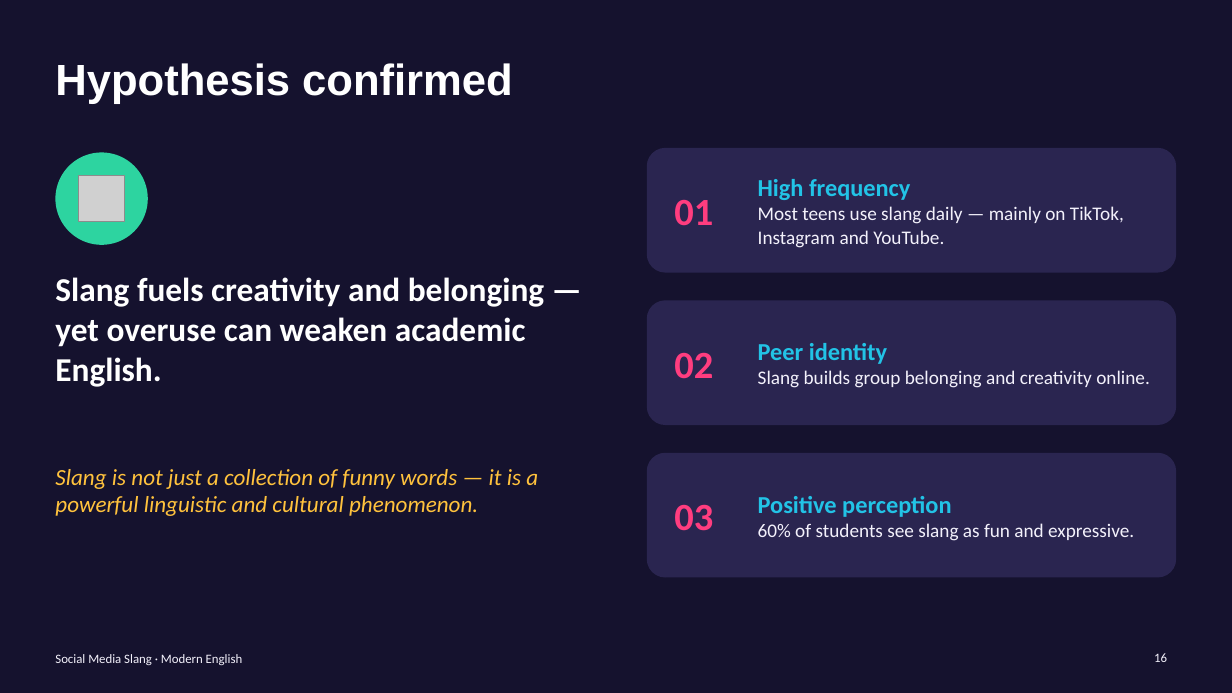
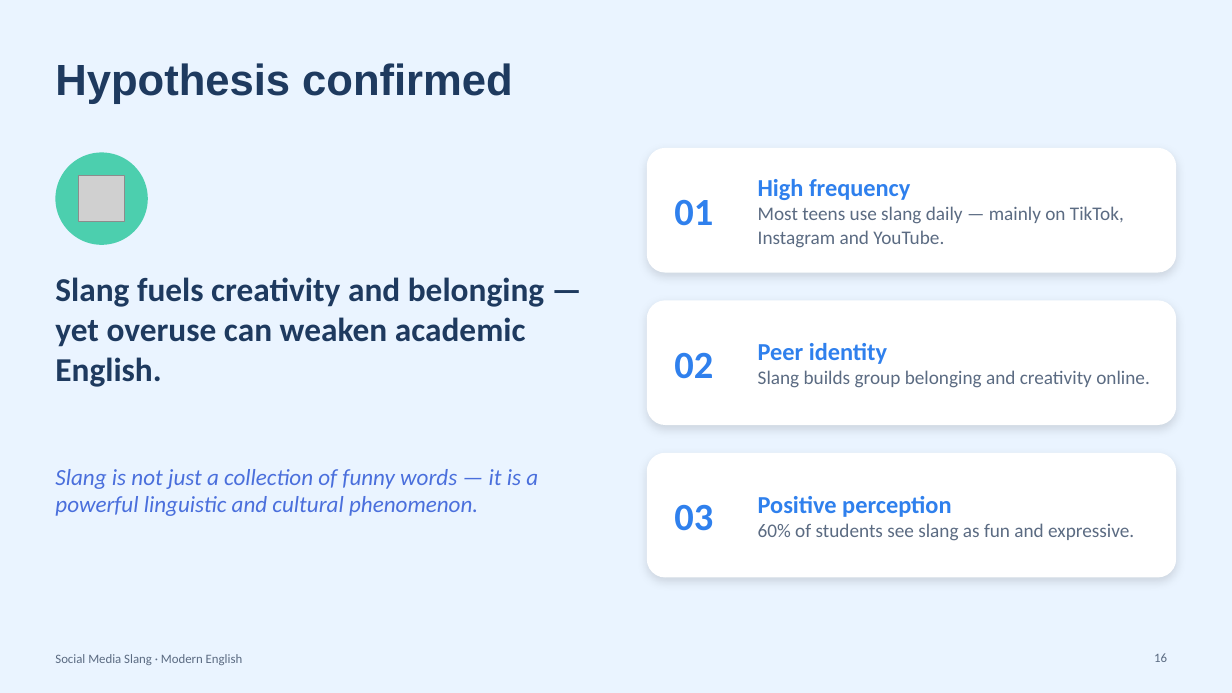
Before and after one commit to araymyrkieva9-sketch/english-daptar, a slide deck: slide 16 of Social_Media_Slang_Presentation.pptx. Drawn at 1232x693 pixels with LibreOffice and Linux fonts; fonts in the diff are those of the drawing; grey boxes stand for pictures. Boxes give left, top, right and bottom in pixels: in the first picture for what was removed or moved away, otherwise in the second. Text is boxed around its words. In the diff, an @@ line names an element or a change of style, - is before the commit and + after.

```diff
--- a/Social_Media_Slang_Presentation.pptx
+++ b/Social_Media_Slang_Presentation.pptx
@@ background #15122E to #EAF4FF @@
@@ title "Hypothesis confirmed" at <box>55,63,513,104</box>: text colour #FFFFFF to #1E3A5F @@
@@ ellipse at <box>55,152,148,245</box>: fill #2DD4A0 to #4CCFAE @@
@@ text "High frequency" at <box>758,179,1124,248</box>: text colour #22C3E6 to #2F80ED in "High frequency"; text colour #F3F1FB to #5B6B82 in "Most teens use slang daily — mainly ..." @@
@@ text "Slang fuels creativity and belonging ..." at <box>55,277,544,387</box>: text colour #FFFFFF to #1E3A5F @@
@@ text "Peer identity" at <box>758,343,1150,388</box>: text colour #22C3E6 to #2F80ED in "Peer identity"; text colour #F3F1FB to #5B6B82 in "Slang builds group belonging and creativity online." @@
@@ text "Slang is not just a ..." at <box>55,469,538,516</box>: text colour #FFC23D to #4A6FDC @@
@@ fill #2A2550 to #FFFFFF; shadow on in 3 elements at <box>647,148,1177,273</box>, <box>647,300,1177,425</box>, <box>647,453,1177,578</box> @@
@@ text colour #FF3D7F to #2F80ED in 3 elements at <box>674,200,713,226</box>, <box>674,352,713,379</box>, <box>674,504,713,531</box> @@
@@ text "Positive perception" at <box>758,496,1134,541</box>: text colour #22C3E6 to #2F80ED in "Positive perception"; text colour #F3F1FB to #5B6B82 in "60% of students see slang as fun ..." @@
@@ text "Social Media Slang · Modern ..." at <box>55,654,243,665</box>: text colour #F3F1FB to #5B6B82 @@
@@ page number at <box>1154,653,1167,662</box>: text colour #F3F1FB to #5B6B82 @@
```
Also in this commit, not shown: 16 other slides changed.
